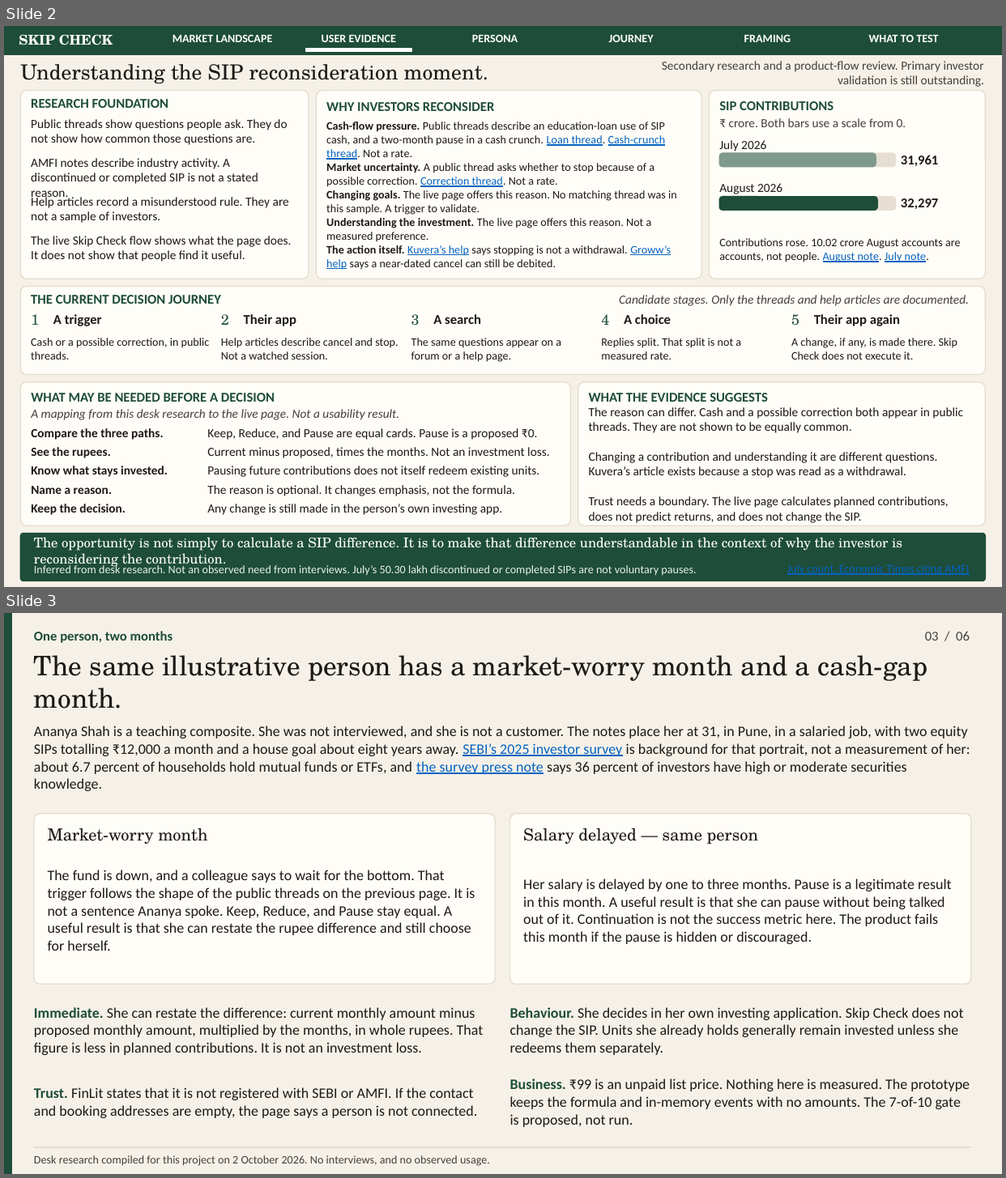
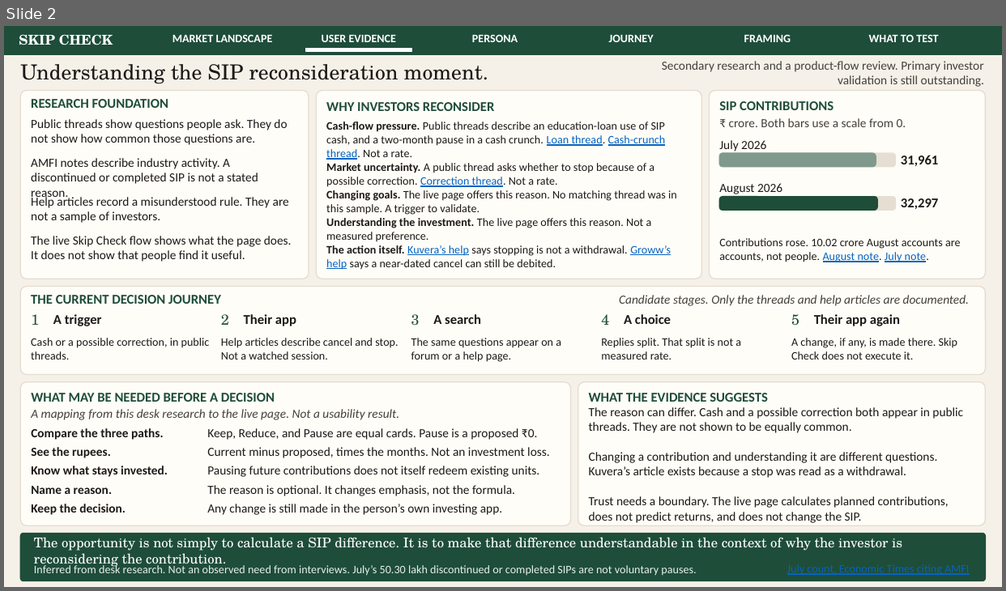
Before and after one commit to parthkapoor2402/finlit-ventures, a slide deck: presentation/out/finlit-skip-check-strategy.pptx. Shown one above the other, each under a label of ours: slides 2 and 3 before the commit, slide 2 after it. The pictures are 1006x1178 and 1006x591 pixels, drawn with LibreOffice and Linux fonts; fonts in the diff are those of the drawing. Boxes give left, top, right and bottom in pixels: in the first picture for what was removed or moved away, otherwise in the second. Text is boxed around its words. In the diff, an @@ line names an element or a change of style, - is before the commit and + after.

```diff
--- a/presentation/out/finlit-skip-check-strategy.pptx
+++ b/presentation/out/finlit-skip-check-strategy.pptx
@@ slide 3 removed at (4,613,1002,1174), background #F6F1E8 @@
@@ rectangle removed at (4,613,11,1174) @@
@@ text removed at (34,631,173,643) @@
-One person, two months
@@ text removed at (925,631,970,641) @@
-03 / 06
@@ text removed at (34,655,928,709) @@
-The same illustrative person has a market-worry month and a cash-gap month.
@@ text removed at (34,726,970,791) @@
-Ananya Shah is a teaching composite. She was not interviewed, and she is not a customer. The notes place her at 31, in Pune, in a salaried job, with two equity SIPs totalling ₹12,000 a month and a house goal about eight years away. SEBI’s 2025 investor survey is background for that portrait, not a measurement of her: about 6.7 percent of households hold mutual funds or ETFs, and the survey press note says 36 percent of investors have high or moderate securities knowledge.
@@ rounded rectangle removed at (34,814,495,984) @@
@@ text removed at (48,828,207,844) @@
-Market-worry month
@@ rounded rectangle removed at (510,814,971,984) @@
@@ text removed at (523,828,758,844) @@
-Salary delayed — same person
@@ text removed at (48,870,475,951) @@
-The fund is down, and a colleague says to wait for the bottom. That trigger follows the shape of the public threads on the previous page. It is not a sentence Ananya spoke. Keep, Reduce, and Pause stay equal. A useful result is that she can restate the rupee difference and still choose for herself.
@@ text removed at (523,879,952,944) @@
-Her salary is delayed by one to three months. Pause is a legitimate result in this month. A useful result is that she can pause without being talked out of it. Continuation is not the success metric here. The product fails this month if the pause is hidden or discouraged.
@@ text removed at (34,1007,484,1055) @@
-Immediate. She can restate the difference: current monthly amount minus proposed monthly amount, multiplied by the months, in whole rupees. That figure is less in planned contributions. It is not an investment loss.
@@ text removed at (510,1007,964,1055) @@
-Behaviour. She decides in her own investing application. Skip Check does not change the SIP. Units she already holds generally remain invested unless she redeems them separately.
@@ text removed at (34,1088,477,1118) @@
-Trust. FinLit states that it is not registered with SEBI or AMFI. If the contact and booking addresses are empty, the page says a person is not connected.
@@ text removed at (510,1079,970,1127) @@
-Business. ₹99 is an unpaid list price. Nothing here is measured. The prototype keeps the formula and in-memory events with no amounts. The 7-of-10 gate is proposed, not run.
@@ rectangle removed at (34,1148,971,1148) @@
@@ text removed at (34,1156,490,1166) @@
-Desk research compiled for this project on 2 October 2026. No interviews, and no observed usage.
```
Also in this commit, not shown: 1 slide added, 5 other files.
